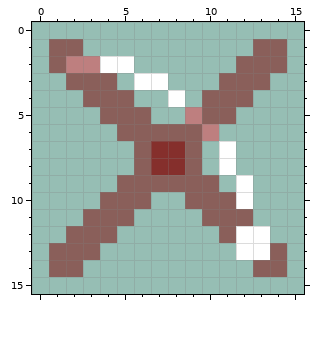
Edited in one commit: pixel-art sprite (mod_data/images/ui_gfx/gravity_disable.png). That is the earlier state.
The file is 16x16 pixels.
Once edited:
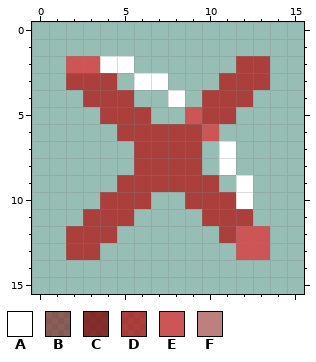
Palette (. is transparent): A #ffffff  B #7f000080  C #7f0000c0  D #b50000aa  E #cd5555  F #be7f7f
The exact change:
Changed rows in their new state; - is an unchanged pixel.
first column x 1:
 1 ..----------..
 2 .EE--------DD.
 3 -DDD------DDD-
 4 --DDD----DDD--
 5 ---DDD--EDD---
 6 ----DDDDDE----
 7 -----DDDD-----
 8 -----DDDD-----
 9 ----DDDDDD----
10 ---DDD--DDD---
11 --DDD----DDD--
12 -DDD------DEE-
13 .DD--------EE.
14 ..----------..
Changed places in both pictures, as pixel boxes (x1, y1, x2, y2):
changed: (49, 39, 287, 277)
